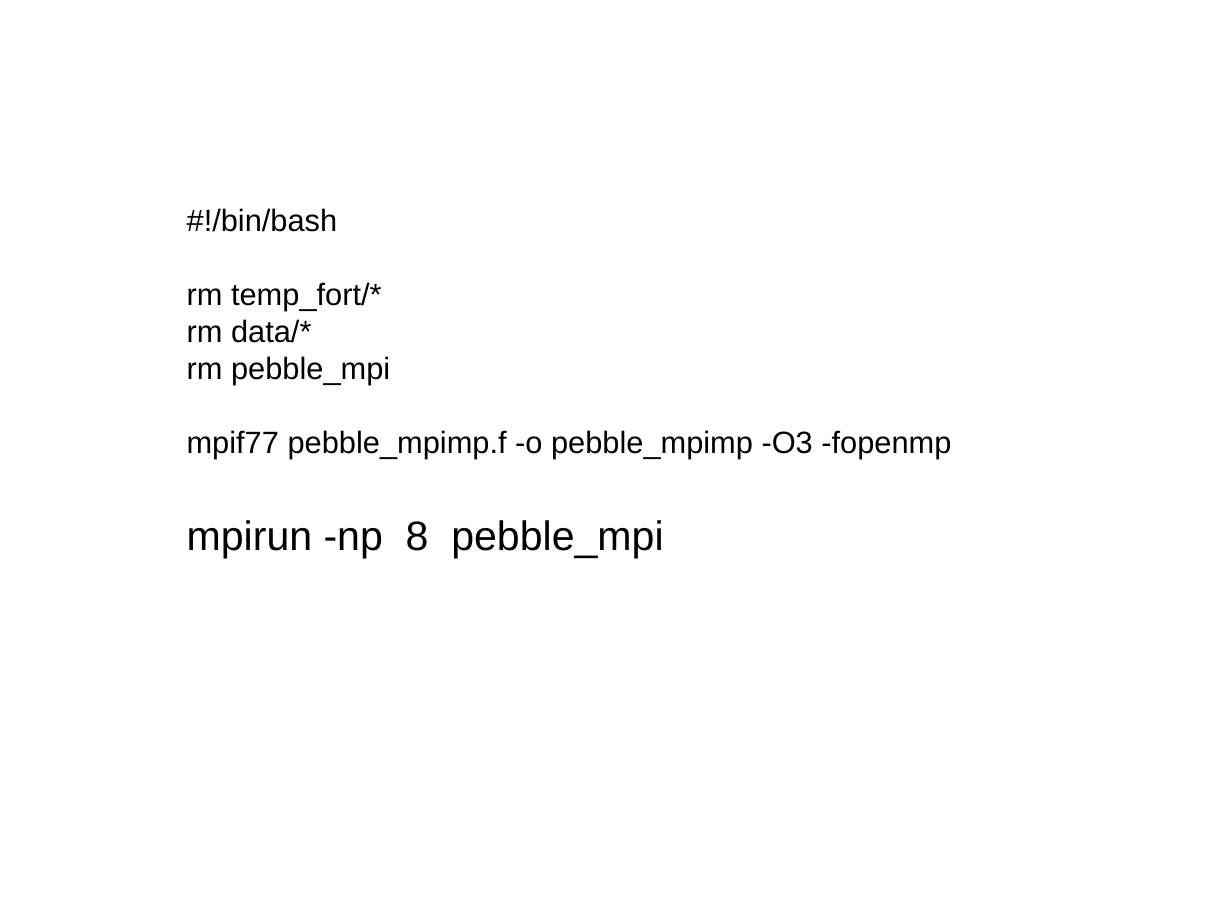
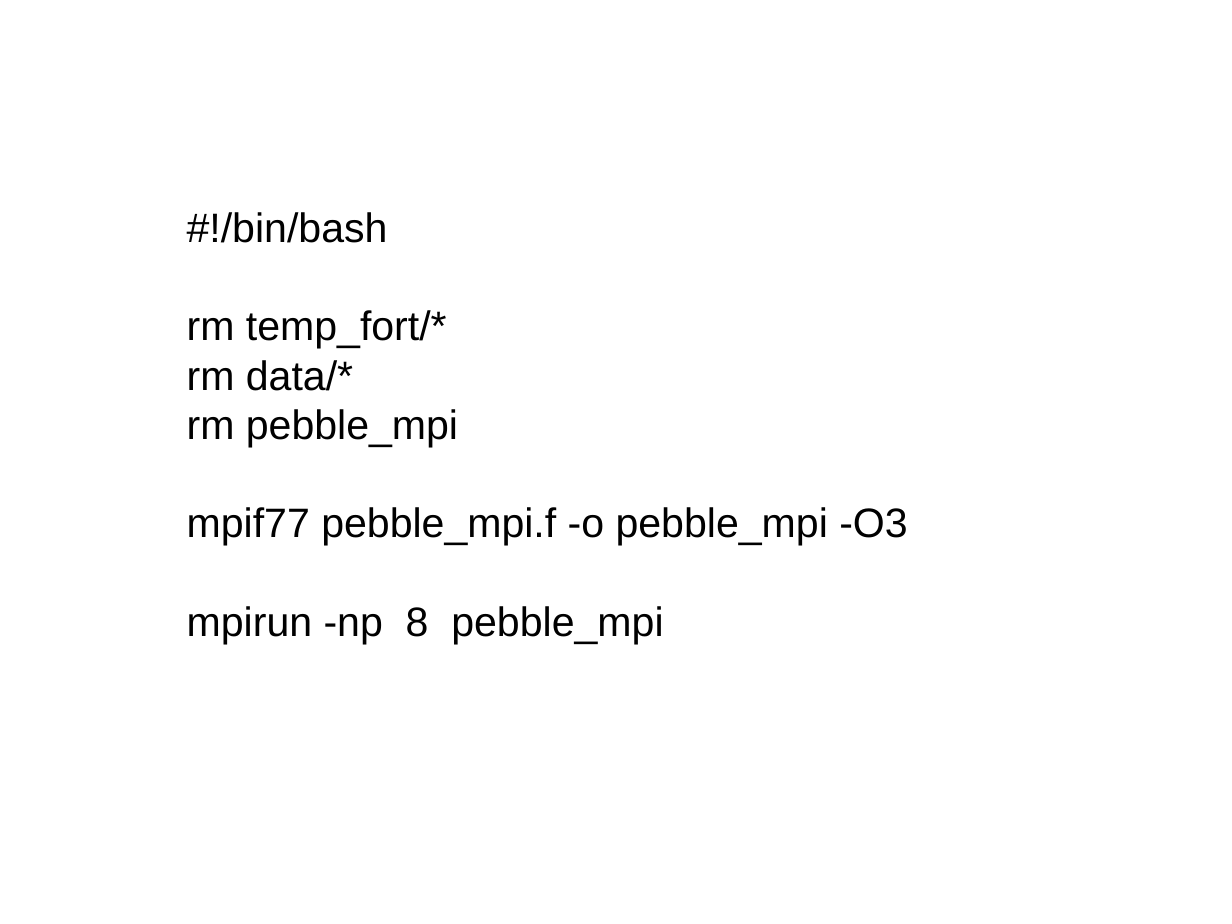
Before and after one commit to shodor-education/petascale-semester-curriculum, a slide deck: slide 60 of units/6/lessons/3/resources/petascale-lesson-6.3-slides.pptx (slide 61 before the commit). Drawn at 1232x924 pixels with LibreOffice and Linux fonts; fonts in the diff are those of the drawing. Boxes give left, top, right and bottom in pixels: in the first picture for what was removed or moved away, otherwise in the second. Text is boxed around its words. In the diff, an @@ line names an element or a change of style, - is before the commit and + after.

```diff
--- a/units/6/lessons/3/resources/petascale-lesson-6.3-slides.pptx
+++ b/units/6/lessons/3/resources/petascale-lesson-6.3-slides.pptx
@@ text at [187,212,458,447]: size 18 to 24 pt in "#!/bin/bash", "rm temp_fort/*", "rm data/*", "rm pebble_mpi" @@
@@ text at [187,507,907,546]: text changed; size 18 to 24 pt @@
-mpif77 pebble_mpimp.f -o pebble_mpimp -O3 -fopenmp
+mpif77 pebble_mpi.f -o pebble_mpi -O3
```
Also in this commit, not shown: 6 other slides changed, 2 slides added, 4 slides removed.
